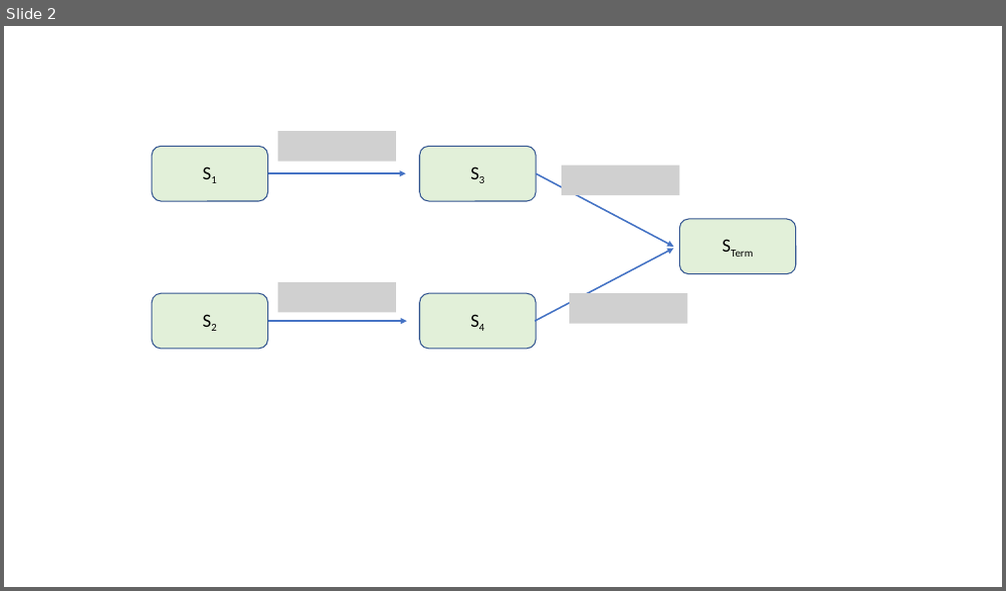
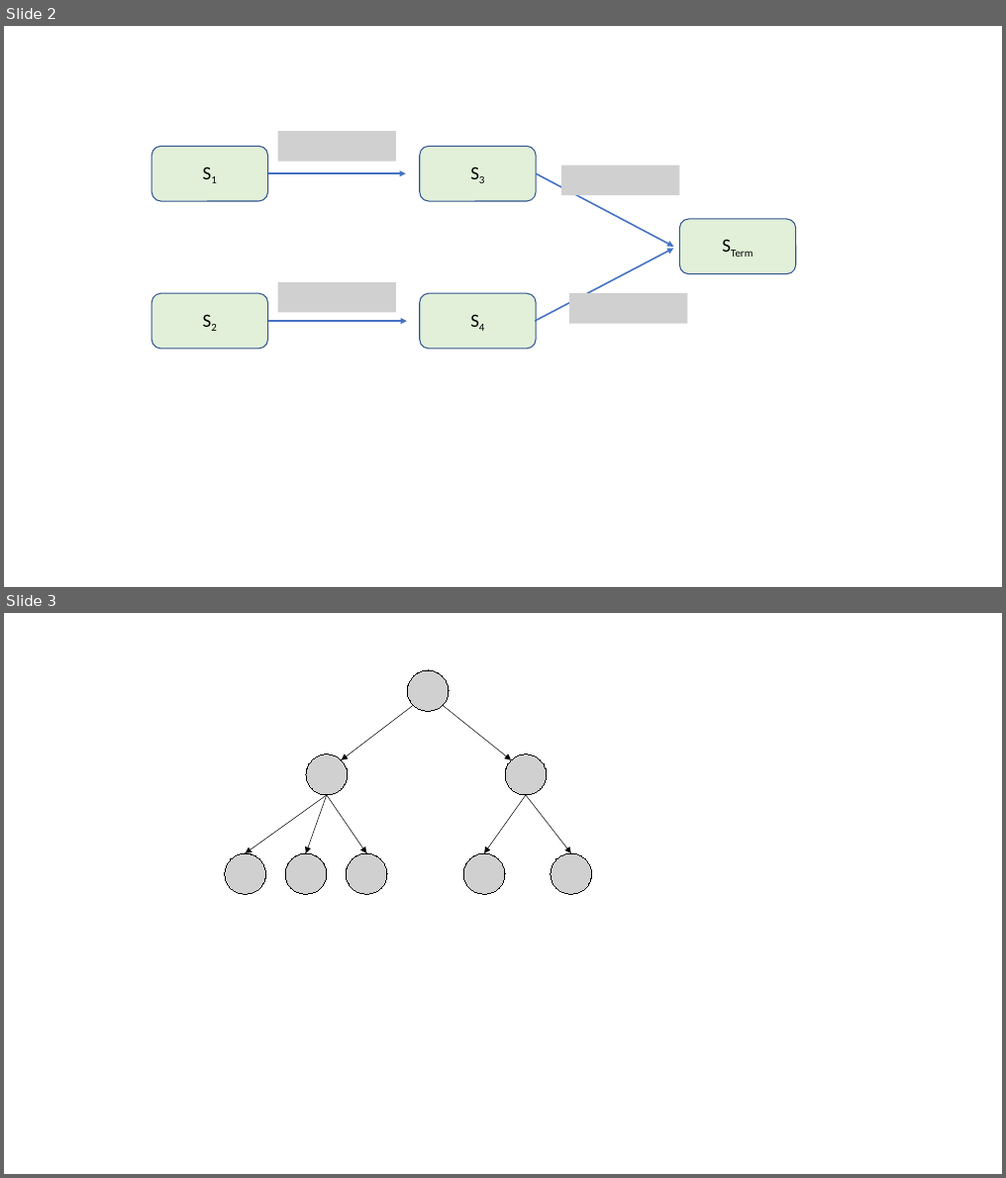
Before and after one commit to avivt/RL-book-overleaf, a slide deck: figures/RL_book_figures.pptx. Shown one above the other, each under a label of ours: slide 2 before the commit, slides 2 and 3 after it. The pictures are 1006x591 and 1006x1178 pixels, drawn with LibreOffice and Linux fonts; fonts in the diff are those of the drawing; grey boxes stand for pictures. Boxes give left, top, right and bottom in pixels: in the first picture for what was removed or moved away, otherwise in the second. Text is boxed around its words. In the diff, an @@ line names an element or a change of style, - is before the commit and + after.

```diff
--- a/figures/RL_book_figures.pptx
+++ b/figures/RL_book_figures.pptx
@@ slide 3 added at (4,613,1002,1174), background #FFFFFF @@
@@ picture added at (408,670,449,712) @@
@@ arrow added from (414, 705) to (342, 761), #000000 0.5 pt @@
@@ arrow added from (443, 705) to (511, 761), #000000 0.5 pt @@
@@ picture added at (306,755,347,796) @@
@@ picture added at (505,755,546,796) @@
@@ arrow added from (327, 795) to (245, 854), #000000 0.5 pt @@
@@ arrow added from (327, 795) to (306, 854), #000000 0.5 pt @@
@@ arrow added from (327, 795) to (366, 854), #000000 0.5 pt @@
@@ arrow added from (526, 795) to (484, 854), #000000 0.5 pt @@
@@ arrow added from (526, 795) to (571, 854), #000000 0.5 pt @@
@@ picture added at (225,854,266,894) @@
@@ picture added at (285,854,327,894) @@
@@ picture added at (347,854,387,894) @@
@@ picture added at (463,854,505,894) @@
@@ picture added at (550,854,592,894) @@
```
Also in this commit, not shown: 5 other files.
